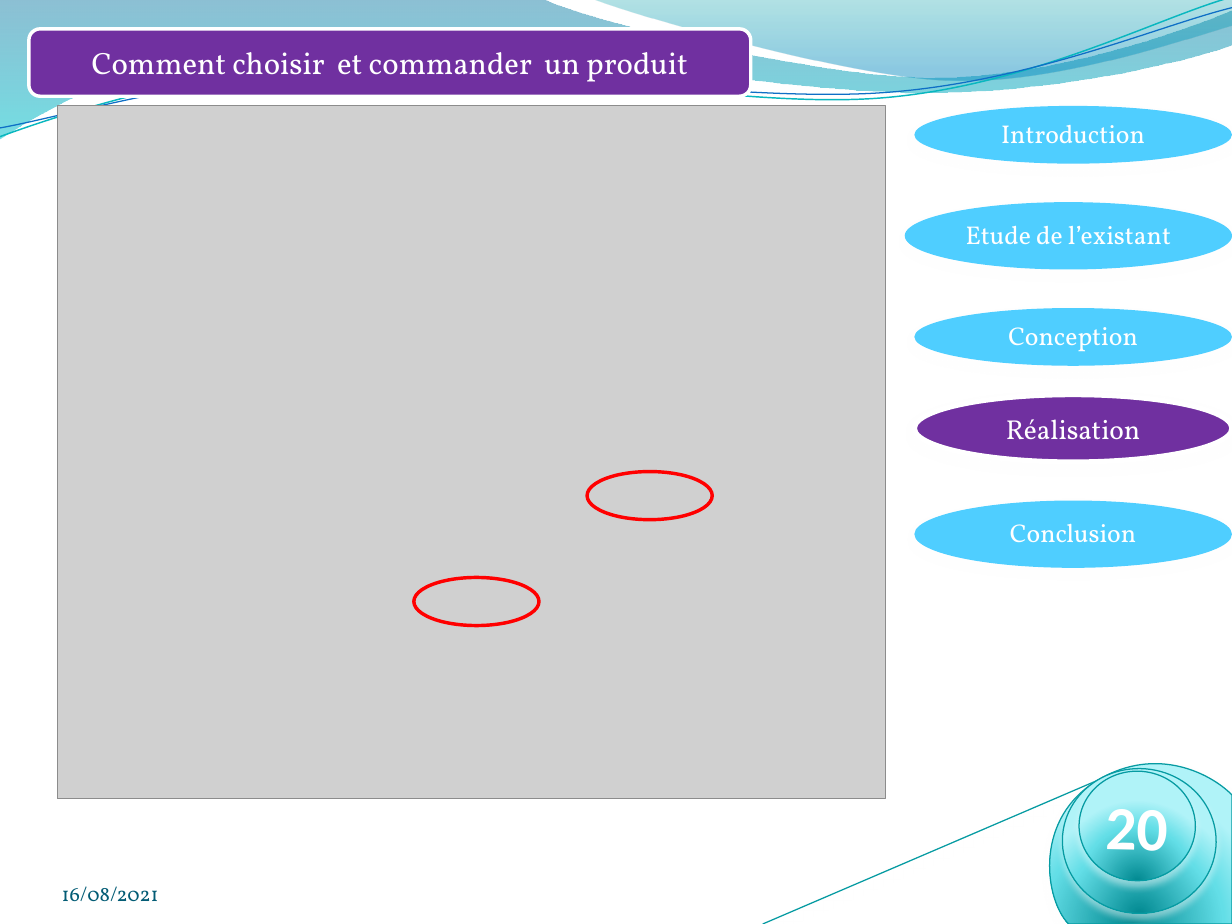
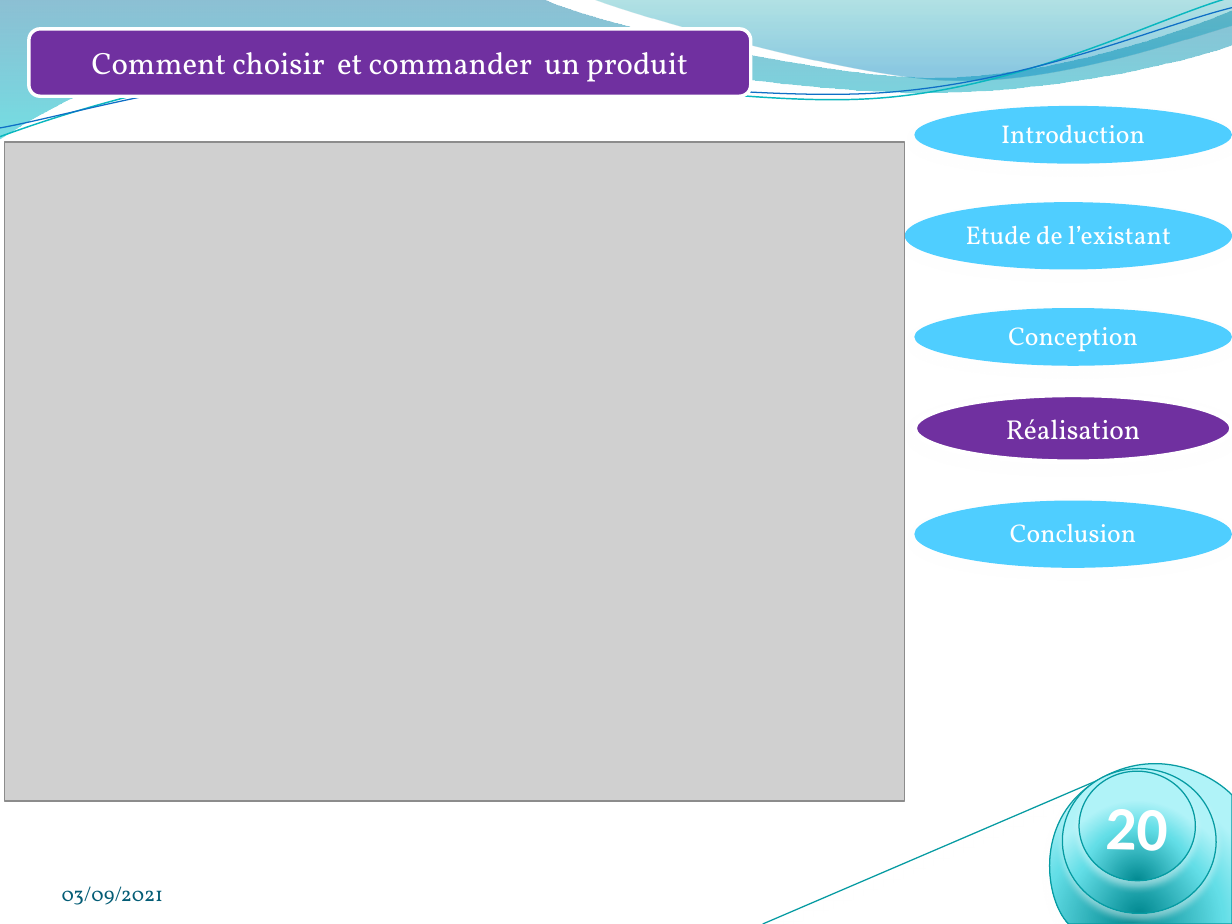
Before and after one commit to badreddine2010/e-shop, a slide deck: slide 21 of conception/Rapport/présentation soutenance Pfe_Bad_Afpa.pptx. Drawn at 1232x924 pixels with LibreOffice and Linux fonts; fonts in the diff are those of the drawing; grey boxes stand for pictures; background and template pictures are left out. Boxes give left, top, right and bottom in pixels: in the first picture for what was removed or moved away, otherwise in the second. Text is boxed around its words. In the diff, an @@ line names an element or a change of style, - is before the commit and + after.

```diff
--- a/conception/Rapport/présentation soutenance Pfe_Bad_Afpa.pptx
+++ b/conception/Rapport/présentation soutenance Pfe_Bad_Afpa.pptx
@@ picture removed at (58,106,844,800) @@
@@ picture: place and size @@
-picture at (58,106,886,800)
+picture at (5,142,906,801)
@@ picture removed at (58,126,834,788) @@
@@ ellipse removed at (588,472,713,520) @@
@@ ellipse removed at (414,578,540,626) @@
@@ text at (62,886,163,905): text changed @@
-16/08/2021
+03/09/2021
```
Also in this commit, not shown: 30 other slides changed, 51 other files.
